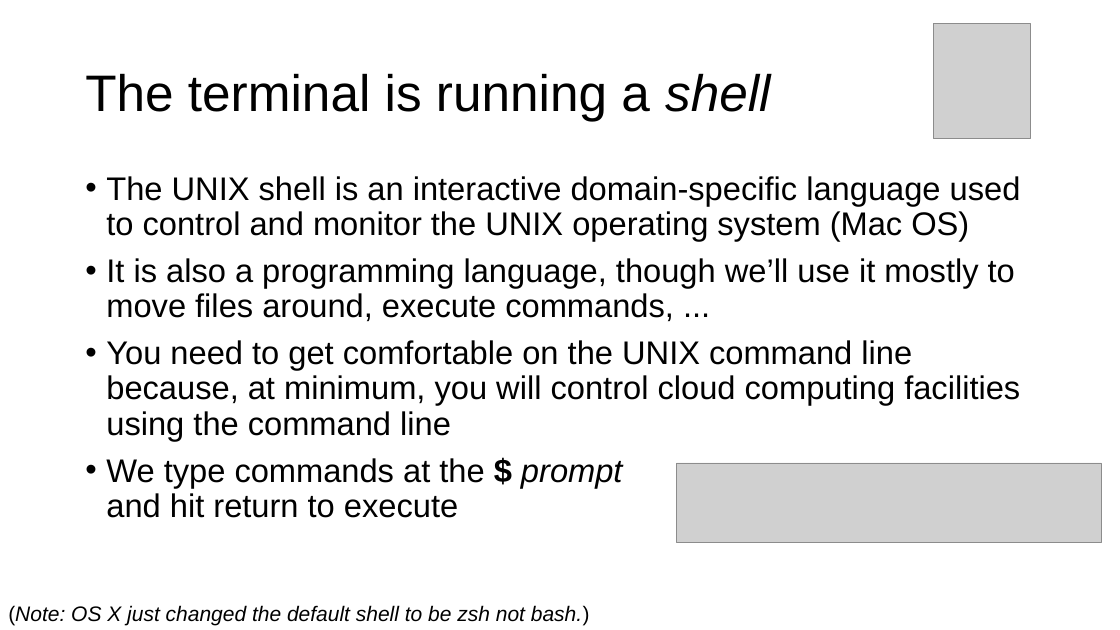
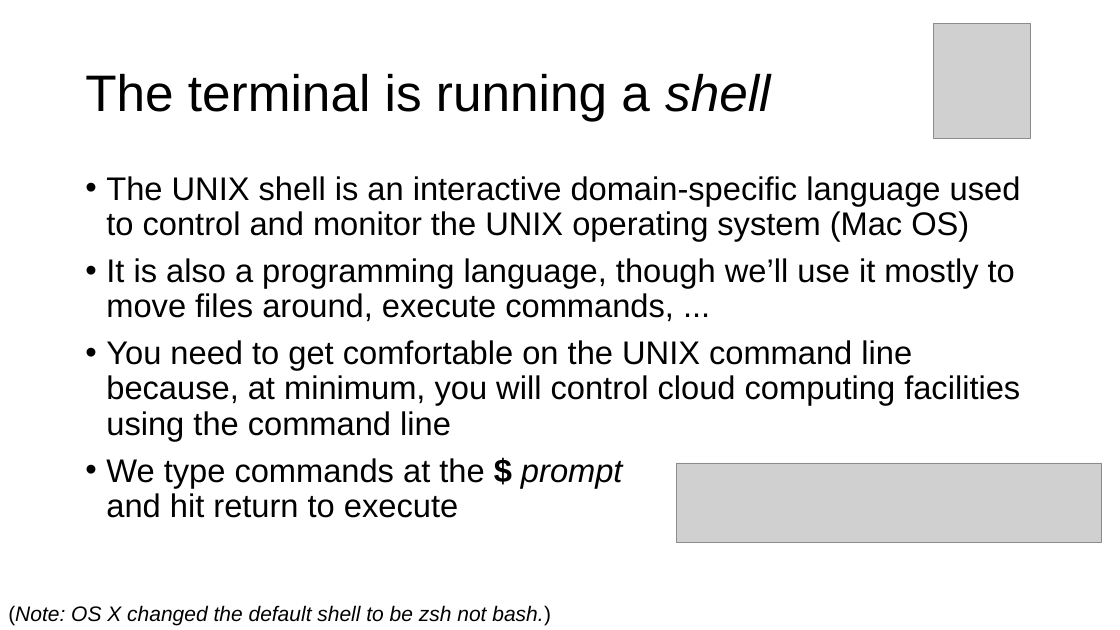
Before and after one commit to parrt/msds501, a slide deck: slide 3 of slides/terminal.pptx. Drawn at 1120x630 pixels with LibreOffice and Linux fonts; fonts in the diff are those of the drawing; grey boxes stand for pictures; background and template pictures are left out. Boxes give left, top, right and bottom in pixels: in the first picture for what was removed or moved away, otherwise in the second. Text is boxed around its words. In the diff, an @@ line names an element or a change of style, - is before the commit and + after.

```diff
--- a/slides/terminal.pptx
+++ b/slides/terminal.pptx
@@ text at bbox=[8, 605, 551, 626]: text changed @@
-(Note: OS X just changed the default shell to be zsh not bash.)
+(Note: OS X changed the default shell to be zsh not bash.)
```
Also in this commit, not shown: 9 other slides changed.
